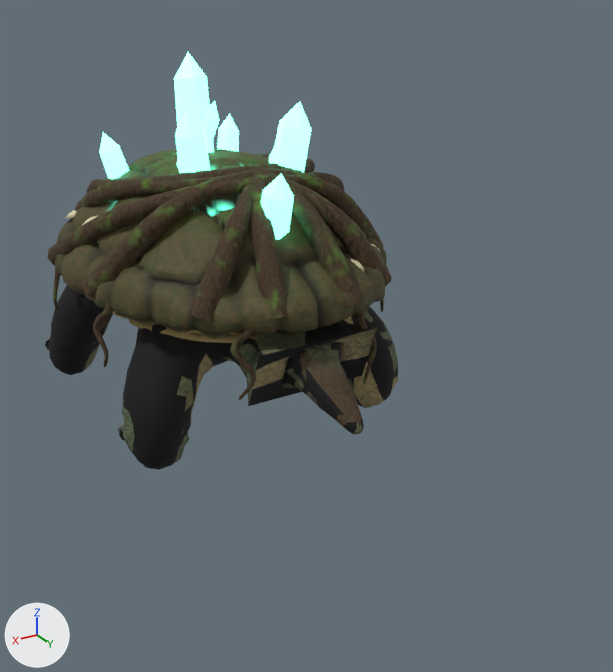
The glTF model first-person-verdant/public/characters/warden/warden.glb as it was, and as the next commit left it.
Before and after are seen from a camera (50 mm lens) standing at (5.93, 13.09, 6.89) and looking at (-0.53, 2.32, 1.51). Every picture has the same lights, and +X, +Y and +Z are marked at lower left. The older version comes first. Vertices at exactly the same position are counted once.

Before the edit, the objects in view are built like this:
```python
me_memories = bpy.data.meshes.new('Memories')
me_memories.from_pydata(...)  # 234 vertices, 396 faces; spans x -1.31..1.55, y -1.63..2.99, z 3.1..5.67
me_memories.materials.append(mat_m_memory)  # green #8ff0d3, glowing green #69ffd0
me_roots = bpy.data.meshes.new('Roots')
me_roots.from_pydata(...)  # 1551 vertices, 2989 faces; spans x -2.71..2.64, y -3.46..3.7, z 1.12..4.2
me_roots.materials.append(mat_m_roots)
me_skin = bpy.data.meshes.new('Skin')
me_skin.from_pydata(...)  # 1379 vertices, 2754 faces; spans x -2.52..2.55, y -3.94..4.63, z -0.32..2.73
me_skin.materials.append(mat_m_hide)
ob_memories = bpy.data.objects.new('Memories', me_memories)
ob_memories.location = (0.0, 0.0, 0.0)
ob_roots = bpy.data.objects.new('Roots', me_roots)
ob_roots.location = (0.0, 0.0, 0.0)
ob_skin = bpy.data.objects.new('Skin', me_skin)
ob_skin.location = (0.0, 0.0, 0.0)
# also in view: 'Shell' at (0.0, 0.16, 2.75)
```
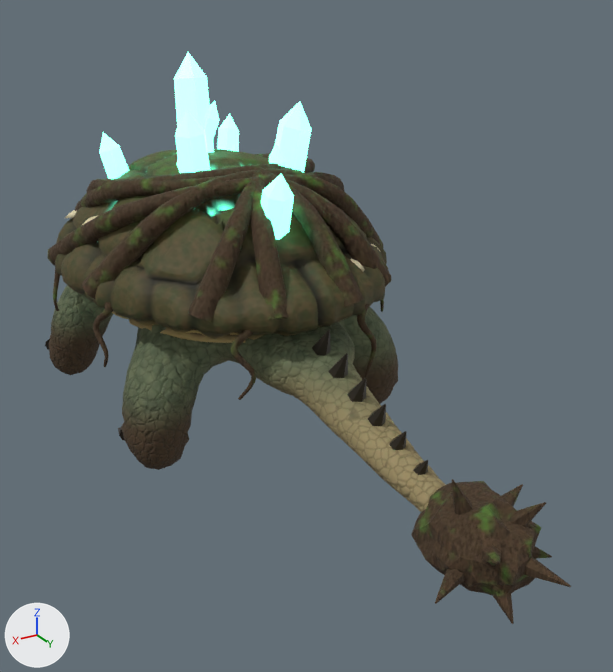
Boxes [x1, y1, x2, y2] around the edits, measured in the pictures (613 x 672 px; the box of a moved part takes in the faces that stretch with it):
'Skin', reshaped: before [49, 285, 398, 470]; after [49, 285, 446, 512]
'TailClub', added (brown): after [411, 479, 571, 624]
'TailThorns', added: after [312, 330, 428, 475]
part 1 of me_skin, moved or reshaped: before [49, 287, 398, 462]; after [49, 287, 446, 512]
part 2 of me_skin, surface changed (lighter): [49, 285, 398, 470] in both

The change, as a list of edits to the scene's bpy script:
```text
Add img_tailclub_col:
    img_tailclub_col = load_image('TailClub_col', '_unpacked/TailClub_col', 512, 512, 'sRGB')
Add img_tailclub_nrm:
    img_tailclub_nrm = load_image('TailClub_nrm', '_unpacked/TailClub_nrm', 256, 256, 'Non-Color')
Add mat_m_club:
    mat_m_club = bpy.data.materials.new('M_Club')
    # uses the picture img_tailclub_col
    # uses the picture img_tailclub_nrm
Change me_skin:
    used by ob_skin; location = (0.0, 0.0, 0.0)
    remove me_skin.from_pydata(...)  # 1379 vertices, 2754 faces; spans x -2.52..2.55, y -3.94..4.63, z -0.32..2.73
    add me_skin.from_pydata(...)  # 1603 vertices, 3202 faces; spans x -2.52..2.55, y -3.94..7.23, z -0.32..2.73
    me_skin part 1: 9 vertices moved from x -2.46..2.5, y -1.99..3.22, z 0.48..2.12 to x -2.46..2.5, y -2.03..3.06, z 0.46..2.11; 260 vertices removed from x -2.52..2.5, y -2.56..4.63, z -0.29..2.52; 482 vertices added at x -2.52..2.5, y -2.57..7.23, z -0.3..2.52
    me_skin part 2: 1887 kept faces spanning x -2.52..2.55, y -3.94..2.73, z -0.32..2.73 get new texture (UV) coordinates
    other edits to the shape of me_skin do not show in these pictures
Add me_tailthorns:
    me_tailthorns.from_pydata(...)  # 84 vertices, 140 faces; spans x -0.14..0.14, y 3.44..6.56, z 0.92..2.27
    me_tailthorns.materials.append(mat_m_claw)  # black #251f15
Add me_tailclub:
    me_tailclub.from_pydata(...)  # 282 vertices, 520 faces; spans x -0.91..0.97, y 6.29..8.28, z 0.0..1.74
    me_tailclub.materials.append(mat_m_club)
Add ob_tailthorns:
    ob_tailthorns = bpy.data.objects.new('TailThorns', me_tailthorns)
    ob_tailthorns.location = (0.0, 0.0, 0.0)
Add ob_tailclub:
    ob_tailclub = bpy.data.objects.new('TailClub', me_tailclub)
    ob_tailclub.location = (0.0, 0.0, 0.0)
```
